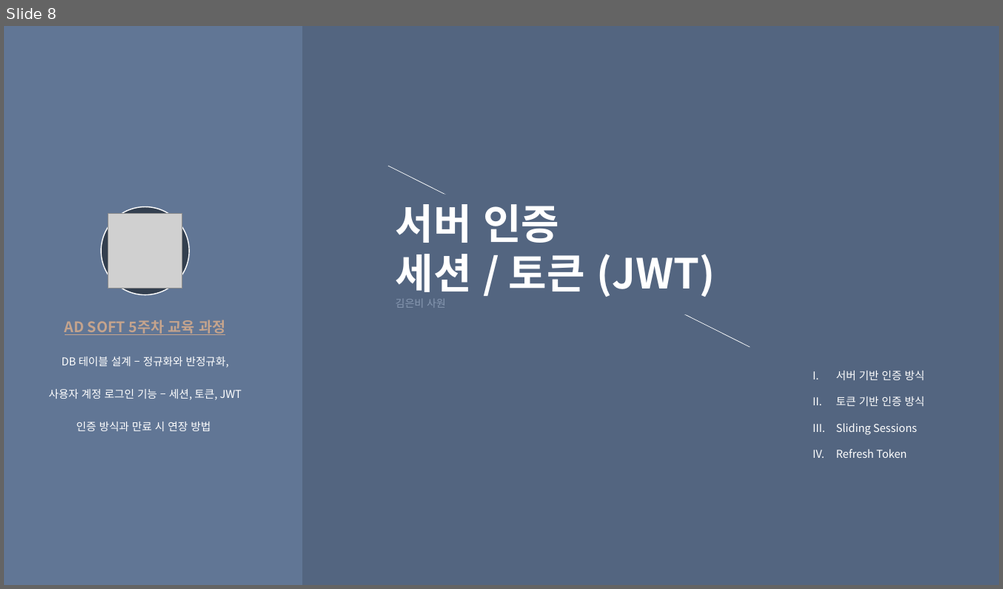
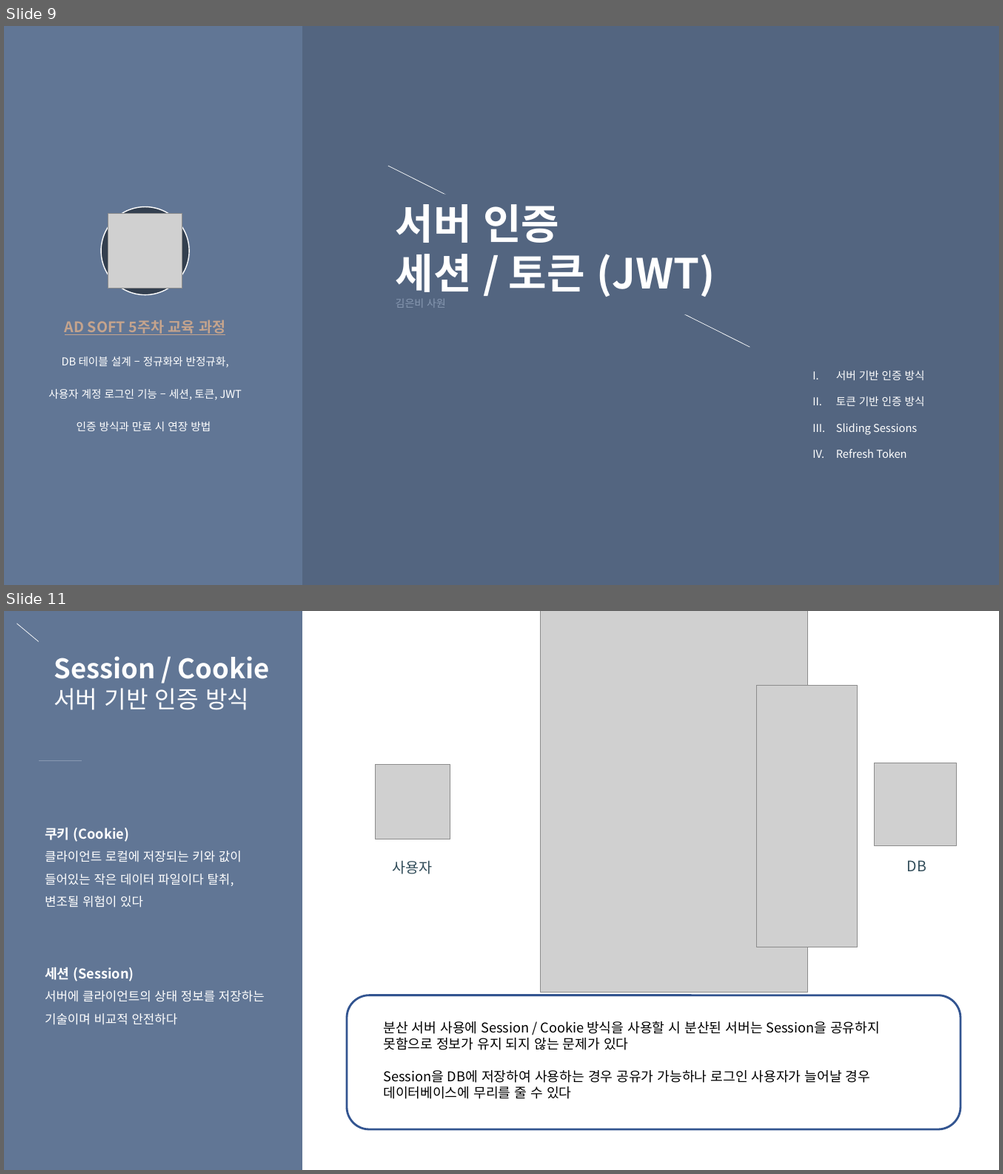
Before and after one commit to eunbee-kim/dmsql1471, a slide deck: 교육/5주차_DB정규화_반정규화_서버인증_세션과쿠키.pptx. Shown one above the other, each under a label of ours: slide 8 before the commit, slides 9 and 11 after it; the slides between them are not shown. The pictures are 1003x589 and 1003x1174 pixels, drawn with LibreOffice and Linux fonts; fonts in the diff are those of the drawing; grey boxes stand for pictures. Boxes give left, top, right and bottom in pixels: in the first picture for what was removed or moved away, otherwise in the second. Text is boxed around its words. In the diff, an @@ line names an element or a change of style, - is before the commit and + after.

```diff
--- a/교육/5주차_DB정규화_반정규화_서버인증_세션과쿠키.pptx
+++ b/교육/5주차_DB정규화_반정규화_서버인증_세션과쿠키.pptx
@@ slide 11 added at <box>4,611,999,1170</box>, background gradient #617695 to #536580 @@
@@ line added from (17, 624) to (38, 641), #FFFFFF 0.5 pt @@
@@ rectangle added at <box>302,611,999,1170</box>, fill #FFFFFF @@
@@ picture added at <box>540,611,808,992</box> @@
@@ text added at <box>54,656,270,710</box>, 26 pt, text #FFFFFF, bold @@
+Session / Cookie
+서버 기반 인증 방식
@@ picture added at <box>756,686,856,947</box> @@
@@ line added from (38, 761) to (82, 761), #8899B2 0.5 pt @@
@@ picture added at <box>375,765,450,840</box> @@
@@ picture added at <box>874,763,957,846</box> @@
@@ text added at <box>45,827,264,1025</box>, 12 pt, text #FFFFFF @@
+쿠키 (Cookie)
+클라이언트 로컬에 저장되는 키와 값이 들어있는 작은 데이터 파일이다 탈취, 변조될 위험이 있다
+세션 (Session)
+서버에 클라이언트의 상태 정보를 저장하는 기술이며 비교적 안전하다
@@ text added at <box>392,860,432,874</box>, 14 pt, text #324D5A @@
+사용자
@@ text added at <box>907,860,926,871</box>, 14 pt, text #324D5A @@
+DB
@@ rounded rectangle added at <box>347,996,960,1130</box>, outline #325491 2 pt @@
@@ text added at <box>383,1021,879,1099</box>, 13 pt, text #000000 @@
+분산 서버 사용에 Session / Cookie 방식을 사용할 시 분산된 서버는 Session을 공유하지 못함으로 정보가 유지 되지 않는 문제가 있다
+Session을 DB에 저장하여 사용하는 경우 공유가 가능하나 로그인 사용자가 늘어날 경우 데이터베이스에 무리를 줄 수 있다
@@ what was slide 8 is now slide 9 @@
```
Also in this commit, not shown: 3 slides changed, 9 other slides added, 1 other file.
